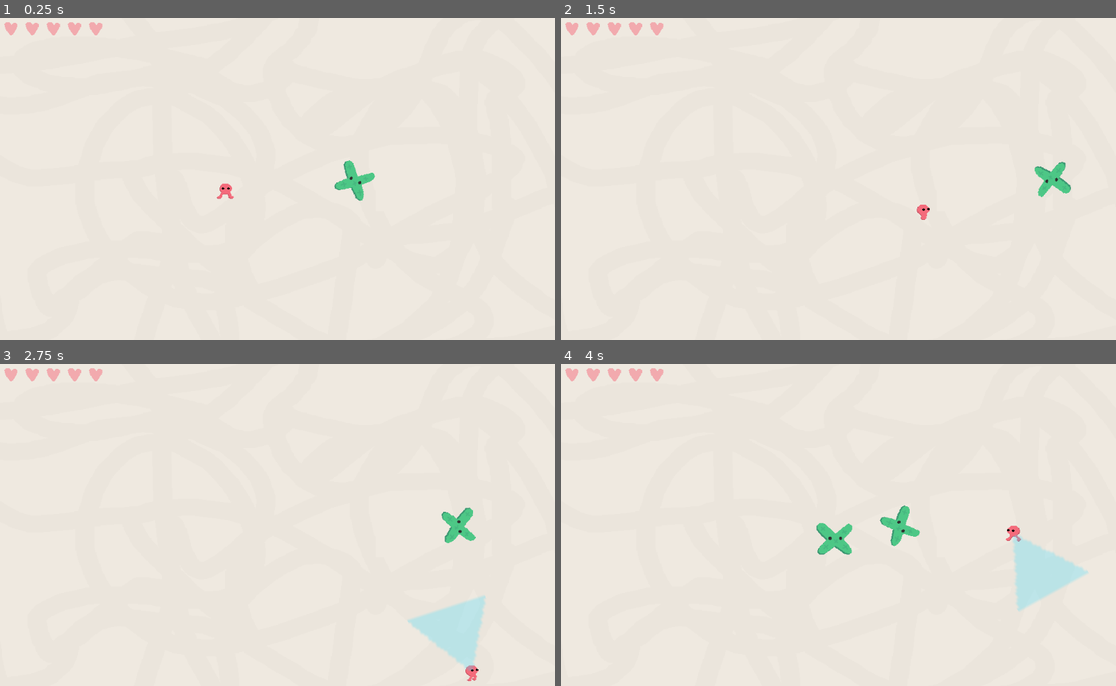
Above: before the commit, frames 1-4 (two rows, left to right).
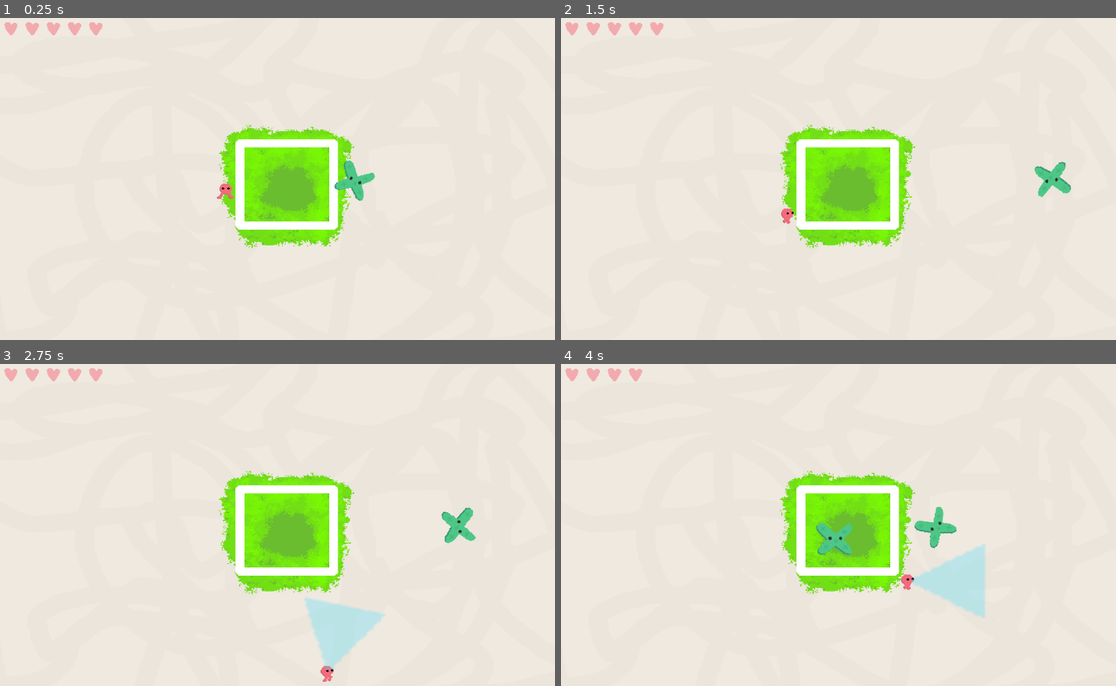
Above: after the commit, the same moments.

Repository: colinkarpfinger/HalfLife3
Game: Godot game, scene res://Scenes/Main.tscn
Two runs of this game, one before a commit and one after it. Both use one fixed random seed, a clock stepped at 60 frames per second and the inputs below.
Inputs (mouse positions are in pixels of both pictures, inside the frame that each line leads up to):
- Up to frame 1 (0.25 s): no input
- Up to frame 2 (1.5 s): move the mouse to (960, 162) at 0.52 s; press the mouse at (960, 162) at 0.53 s; hold D (move_right) 0.53-1.28 s; move the mouse to (727, 195) at 1.27 s; release the mouse at (727, 195) at 1.28 s; hold S (move_down) from 1.28 s (still down); click (727, 195) at 1.35 s
- Up to frame 3 (2.75 s): move the mouse to (333, 454) at 2.02 s; release S (move_down) at 2.03 s; press the mouse at (333, 454) at 2.03 s; hold D (move_right) from 2.03 s (still down)
- Up to frame 4 (4 s): move the mouse to (810, 592) at 2.77 s; release D (move_right) at 2.78 s; release the mouse at (810, 592) at 2.78 s; hold W (move_up) 2.78-3.53 s; click (810, 592) at 2.85 s; move the mouse to (1005, 576) at 3.52 s; press the mouse at (1005, 576) at 3.53 s; hold A (move_left) from 3.53 s (still down)

The runs differ from the first frame. In frame 1, 7.3% of the frame differs, in the area x 39-64%, y 33-72%; in frame 2, 7.6%; in frame 3, 11%; in frame 4, 11%, in the area x 16-95%, y 1-79%.

Commit message:
added reactor area as a spawn zone for particles

Diff:
--- a/ParticleTesting/Scenes/Main.tscn
+++ b/ParticleTesting/Scenes/Main.tscn
@@ -1,20 +1,76 @@
-[gd_scene load_steps=9 format=2]
+[gd_scene load_steps=24 format=2]
 
 [ext_resource path="res://Scripts/Hearts.gd" type="Script" id=1]
 [ext_resource path="res://Subscenes/Player.tscn" type="PackedScene" id=2]
 [ext_resource path="res://Subscenes/ParticleSpawner.tscn" type="PackedScene" id=3]
 [ext_resource path="res://Images/background.png" type="Texture" id=4]
+[ext_resource path="res://Images/reactor.png" type="Texture" id=5]
+[ext_resource path="res://Images/reactor2.png" type="Texture" id=6]
+
+[sub_resource type="AtlasTexture" id=5]
+atlas = ExtResource( 5 )
+region = Rect2( 0, 0, 155, 155 )
+
+[sub_resource type="AtlasTexture" id=6]
+atlas = ExtResource( 5 )
+region = Rect2( 155, 0, 155, 155 )
+
+[sub_resource type="AtlasTexture" id=7]
+atlas = ExtResource( 5 )
+region = Rect2( 310, 0, 155, 155 )
+
+[sub_resource type="AtlasTexture" id=8]
+atlas = ExtResource( 5 )
+region = Rect2( 465, 0, 155, 155 )
+
+[sub_resource type="AtlasTexture" id=9]
+atlas = ExtResource( 5 )
+region = Rect2( 620, 0, 155, 155 )
+
+[sub_resource type="AtlasTexture" id=10]
+atlas = ExtResource( 5 )
+region = Rect2( 775, 0, 155, 155 )
+
+[sub_resource type="AtlasTexture" id=11]
+atlas = ExtResource( 5 )
+region = Rect2( 930, 0, 155, 155 )
+
+[sub_resource type="AtlasTexture" id=12]
+atlas = ExtResource( 5 )
+region = Rect2( 1085, 0, 155, 155 )
+
+[sub_resource type="AtlasTexture" id=13]
+atlas = ExtResource( 5 )
+region = Rect2( 1240, 0, 155, 155 )
+
+[sub_resource type="AtlasTexture" id=14]
+atlas = ExtResource( 5 )
+region = Rect2( 1395, 0, 155, 155 )
+
+[sub_resource type="SpriteFrames" id=15]
+animations = [ {
+"frames": [ SubResource( 5 ), SubResource( 6 ), SubResource( 7 ), SubResource( 8 ), SubResource( 9 ), SubResource( 10 ), SubResource( 11 ), SubResource( 12 ), SubResource( 13 ), SubResource( 14 ) ],
+"loop": true,
+"name": "default",
+"speed": 8.0
+} ]
 
 [sub_resource type="PhysicsMaterial" id=1]
 friction = 0.0
 bounce = 1.0
 
-[sub_resource type="RectangleShape2D" id=2]
-extents = Vector2( 75.2194, 300 )
+[sub_resource type="RectangleShape2D" id=16]
+extents = Vector2( 82.153, 8.167 )
 
 [sub_resource type="PhysicsMaterial" id=3]
 friction = 0.0
 bounce = 1.0
+
+[sub_resource type="RectangleShape2D" id=17]
+extents = Vector2( 85.447, 8.70796 )
+
+[sub_resource type="RectangleShape2D" id=2]
+extents = Vector2( 75.2194, 300 )
 
 [sub_resource type="RectangleShape2D" id=4]
 extents = Vector2( 648.83, 81.3755 )
@@ -31,6 +87,71 @@
 "_edit_use_anchors_": false
 }
 
+[node name="Reactor" type="Node2D" parent="."]
+position = Vector2( 475.503, 306.936 )
+scale = Vector2( 1.5, 1.5 )
+
+[node name="AnimatedSprite" type="AnimatedSprite" parent="Reactor"]
+position = Vector2( -2.37051, 5.01057 )
+frames = SubResource( 15 )
+frame = 6
+playing = true
+
+[node name="Sprite" type="Sprite" parent="Reactor"]
+position = Vector2( -2.37051, 1.2128 )
+texture = ExtResource( 6 )
+
+[node name="ReactorWalls" type="Node2D" parent="Reactor"]
+position = Vector2( -317.002, -204.624 )
+scale = Vector2( 0.666667, 0.666667 )
+
+[node name="Wall Right" type="StaticBody2D" parent="Reactor/ReactorWalls"]
+position = Vector2( 552.021, 301.765 )
+collision_layer = 3
+collision_mask = 3
+physics_material_override = SubResource( 1 )
+
+[node name="CollisionShape2D" type="CollisionShape2D" parent="Reactor/ReactorWalls/Wall Right"]
+position = Vector2( -0.520081, 5.51108 )
+rotation = 1.5708
+shape = SubResource( 16 )
+one_way_collision = true
+
+[node name="Wall Left" type="StaticBody2D" parent="Reactor/ReactorWalls"]
+position = Vector2( 474.089, 294.303 )
+collision_layer = 3
+collision_mask = 3
+physics_material_override = SubResource( 3 )
+
+[node name="CollisionShape2D" type="CollisionShape2D" parent="Reactor/ReactorWalls/Wall Left"]
+position = Vector2( -75.9275, 12.4724 )
+rotation = -1.5708
+shape = SubResource( 16 )
+one_way_collision = true
+
+[node name="Wall Bottom" type="StaticBody2D" parent="Reactor/ReactorWalls"]
+position = Vector2( 483.061, 313.267 )
+collision_layer = 3
+collision_mask = 3
+physics_material_override = SubResource( 1 )
+
+[node name="CollisionShape2D" type="CollisionShape2D" parent="Reactor/ReactorWalls/Wall Bottom"]
+position = Vector2( -7.55756, -81.6927 )
+shape = SubResource( 17 )
+one_way_collision = true
+
+[node name="Wall Top" type="StaticBody2D" parent="Reactor/ReactorWalls"]
+position = Vector2( 479.656, 279.137 )
+collision_layer = 3
+collision_mask = 3
+physics_material_override = SubResource( 1 )
+
+[node name="CollisionShape2D" type="CollisionShape2D" parent="Reactor/ReactorWalls/Wall Top"]
+position = Vector2( -4.77734, 104.126 )
+rotation = 3.14159
+shape = SubResource( 17 )
+one_way_collision = true
+
 [node name="ParticleSpawner" parent="." groups=[
 "BouncyParticles",
 ] instance=ExtResource( 3 )]
@@ -42,6 +163,9 @@
 position = Vector2( 374.602, 319.855 )
 
 [node name="Walls" type="Node2D" parent="."]
+__meta__ = {
+"_edit_lock_": true
+}
 
 [node name="Wall Right" type="StaticBody2D" parent="Walls"]
 position = Vector2( 1024, 300 )
--- a/ParticleTesting/Scripts/Particle.gd
+++ b/ParticleTesting/Scripts/Particle.gd
@@ -67,7 +67,7 @@
 	var base_offset = linear_velocity.normalized() * decayOffset
 
 	var angle_delta = 2 * PI / numParticlesOnDecay
-	if decayLevel <= decayLevelMax:
+	if decayLevel < decayLevelMax:
 		for i in range(0, numParticlesOnDecay):
 			var new_angle = angle_delta * i + linear_velocity.angle()
 			var offset = base_offset.normalized().rotated(new_angle) * scale
Binary file added: ParticleTesting/Images/reactor.png
Not shown, added: ParticleTesting/Images/reactor.png.import
Binary file added: ParticleTesting/Images/reactor2.png
Not shown, added: ParticleTesting/Images/reactor2.png.import
